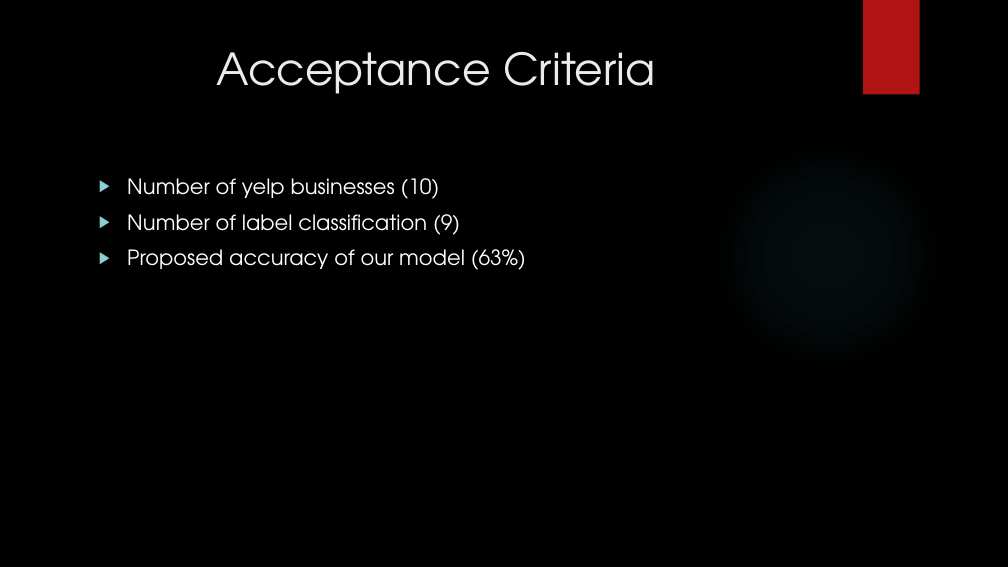
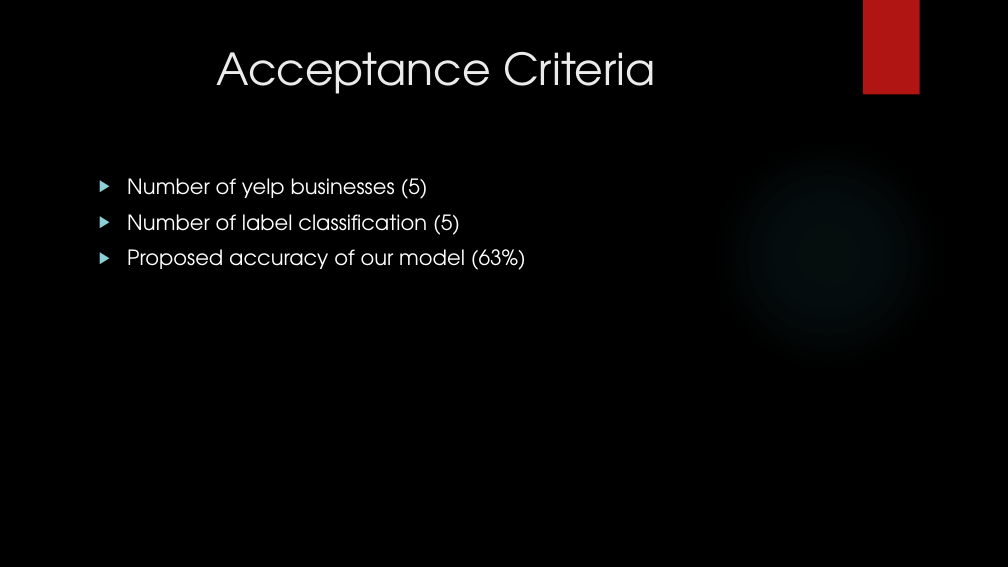
Before and after one commit to kartikmehta09/ImageClassifierUsingScalaAndDeepLearning, a slide deck: slide 10 of Yelp_Image_Classification_Project_Planning.pptx. Drawn at 1008x567 pixels with LibreOffice and Linux fonts; fonts in the diff are those of the drawing; background and template pictures are left out. Boxes give left, top, right and bottom in pixels: in the first picture for what was removed or moved away, otherwise in the second. Text is boxed around its words. In the diff, an @@ line names an element or a change of style, - is before the commit and + after.

```diff
--- a/Yelp_Image_Classification_Project_Planning.pptx
+++ b/Yelp_Image_Classification_Project_Planning.pptx
@@ text at <box>127,178,460,235</box>: text changed @@
-▶ Number of yelp businesses (10)
-▶ Number of label classification (9)
+▶ Number of yelp businesses (5)
+▶ Number of label classification (5)
```
Also in this commit, not shown: 5 other slides changed.
